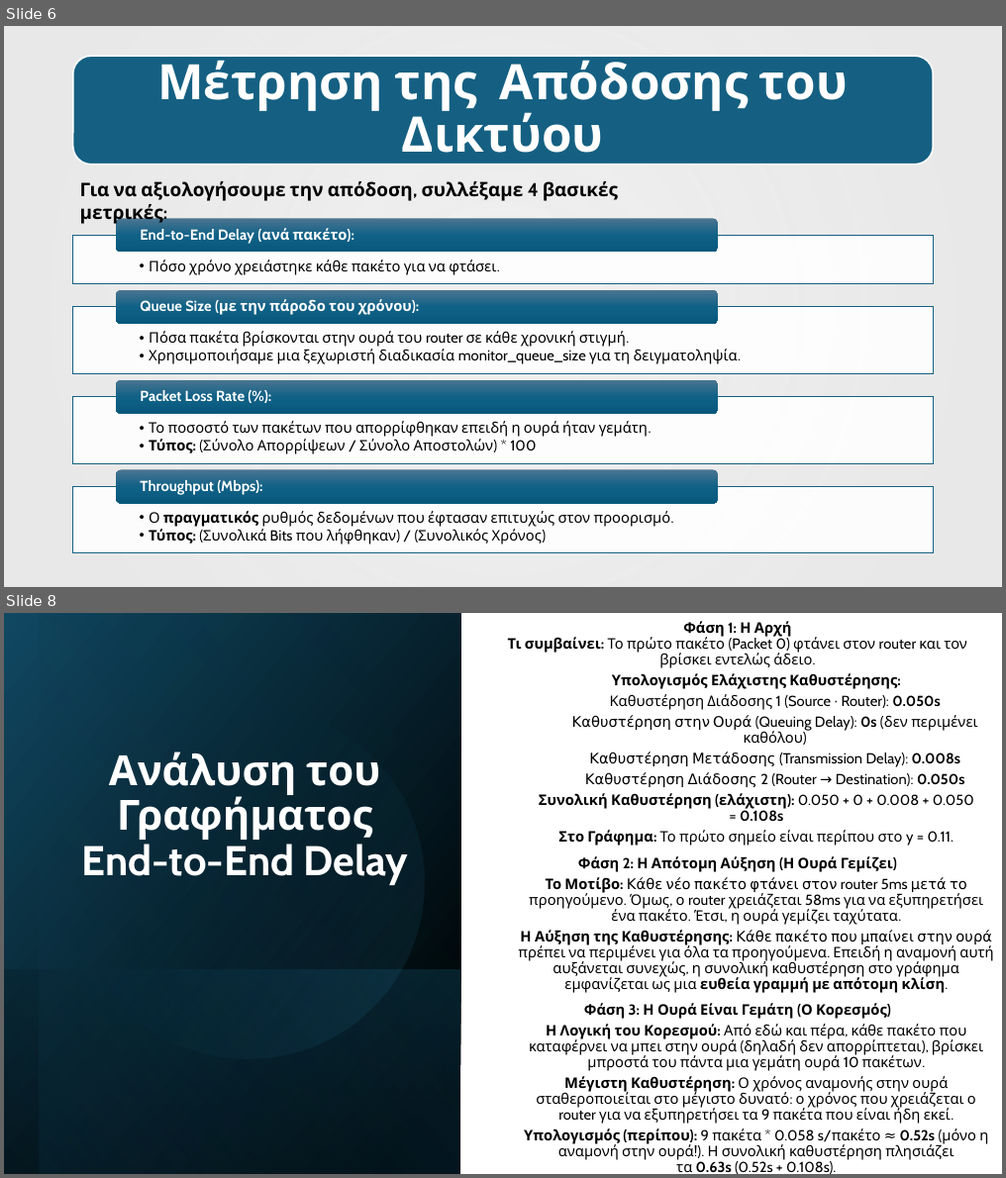
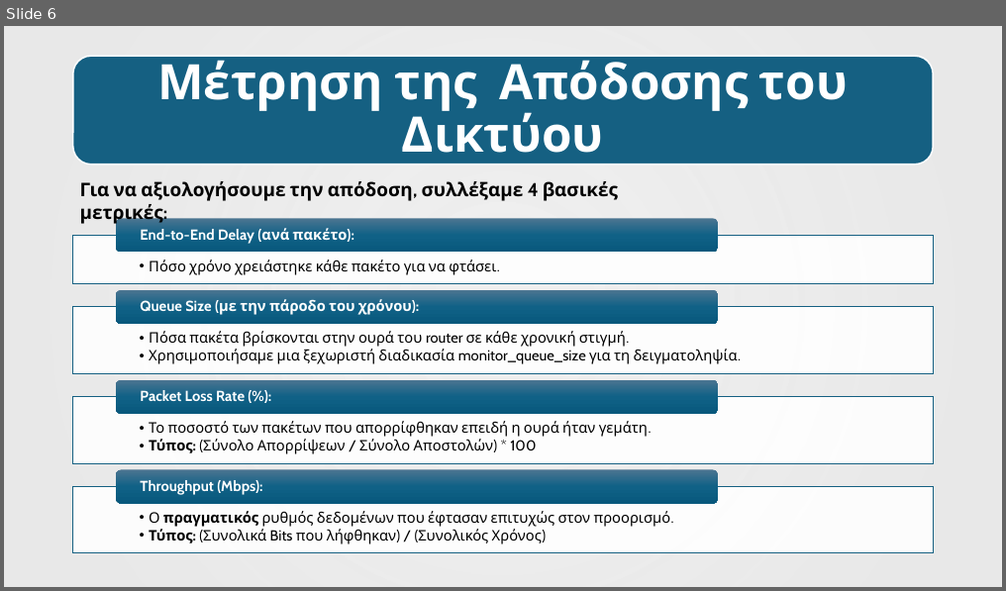
Before and after one commit to AlexandrosChal/Event-driven-network-simulation-in-Python-and-SimPy, a slide deck: Παρουσίαση.pptx. Shown one above the other, each under a label of ours: slides 6 and 8 before the commit, slide 6 after it; the slides between them are not shown. The pictures are 1006x1178 and 1006x591 pixels, drawn with LibreOffice and Linux fonts; fonts in the diff are those of the drawing; background and template pictures are left out. Boxes give left, top, right and bottom in pixels: in the first picture for what was removed or moved away, otherwise in the second. Text is boxed around its words. In the diff, an @@ line names an element or a change of style, - is before the commit and + after.

```diff
--- a/Παρουσίαση.pptx
+++ b/Παρουσίαση.pptx
@@ slide 8 removed at bbox=[4, 613, 1002, 1174], background #FFFFFF @@
@@ rectangle removed at bbox=[4, 613, 460, 1174] @@
@@ rectangle removed at bbox=[40, 613, 461, 1174] @@
@@ subtitle removed at bbox=[508, 621, 993, 1174] @@
-Φάση 1: Η Αρχή
-Τι συμβαίνει: Το πρώτο πακέτο (Packet 0) φτάνει στον router και τον βρίσκει εντελώς άδειο.
-  Υπολογισμός Ελάχιστης Καθυστέρησης:
-    Καθυστέρηση Διάδοσης 1 (Source → Router): 0.050s
-    Καθυστέρηση στην Ουρά (Queuing Delay): 0s (δεν περιμένει καθόλου)
-    Καθυστέρηση Μετάδοσης (Transmission Delay): 0.008s
-    Καθυστέρηση Διάδοσης 2 (Router → Destination): 0.050s
-  Συνολική Καθυστέρηση (ελάχιστη): 0.050 + 0 + 0.008 + 0.050 = 0.108s
-  Στο Γράφημα: Το πρώτο σημείο είναι περίπου στο y = 0.11.
-Φάση 2: Η Απότομη Αύξηση (Η Ουρά Γεμίζει)
-  Το Μοτίβο: Κάθε νέο πακέτο φτάνει στον router 5ms μετά το προηγούμενο. Όμως, ο router χρειάζεται 58ms για να εξυπηρετήσει ένα πακέτο. Έτσι, η ουρά γεμίζει ταχύτατα.
-  Η Αύξηση της Καθυστέρησης: Κάθε πακέτο που μπαίνει στην ουρά πρέπει να περιμένει για όλα τα προηγούμενα. Επειδή η αναμονή αυτή αυξάνεται συνεχώς, η συνολική καθυστέρηση στο γράφημα εμφανίζεται ως μια ευθεία γραμμή με απότομη κλίση.
-Φάση 3: Η Ουρά Είναι Γεμάτη (Ο Κορεσμός)
-  Η Λογική του Κορεσμού: Από εδώ και πέρα, κάθε πακέτο που καταφέρνει να μπει στην ουρά (δηλαδή δεν απορρίπτεται), βρίσκει μπροστά του πάντα μια γεμάτη ουρά 10 πακέτων.
-  Μέγιστη Καθυστέρηση: Ο χρόνος αναμονής στην ουρά σταθεροποιείται στο μέγιστο δυνατό: ο χρόνος που χρειάζεται ο router για να εξυπηρετήσει τα 9 πακέτα που είναι ήδη εκεί.
-  Υπολογισμός (περίπου): 9 πακέτα * 0.058 s/πακέτο ≈ 0.52s (μόνο η αναμονή στην ουρά!). Η συνολική καθυστέρηση πλησιάζει τα 0.63s (0.52s + 0.108s).
@@ ellipse removed at bbox=[40, 673, 456, 1090] @@
@@ title removed at bbox=[82, 752, 408, 885] @@
-Ανάλυση του Γραφήματος
-End-to-End Delay
@@ rectangle removed at bbox=[4, 969, 460, 1174] @@
```
Also in this commit, not shown: 4 slides changed, 7 slides added, 5 other slides removed, 1 other file.
